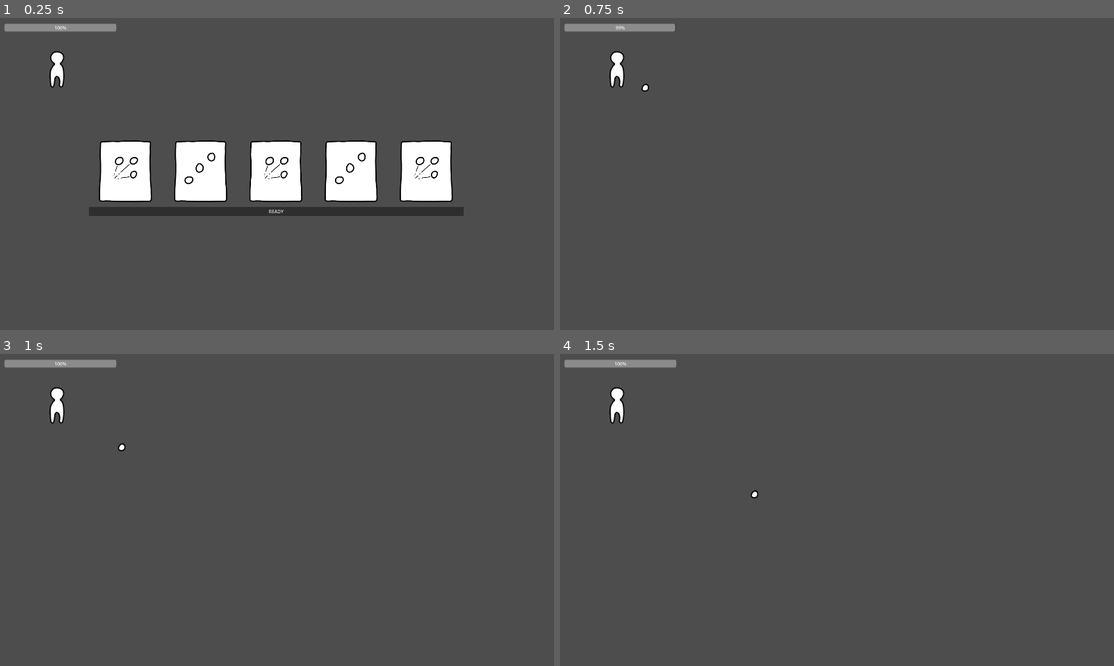
Above: before the commit, frames 1-4 (two rows, left to right).
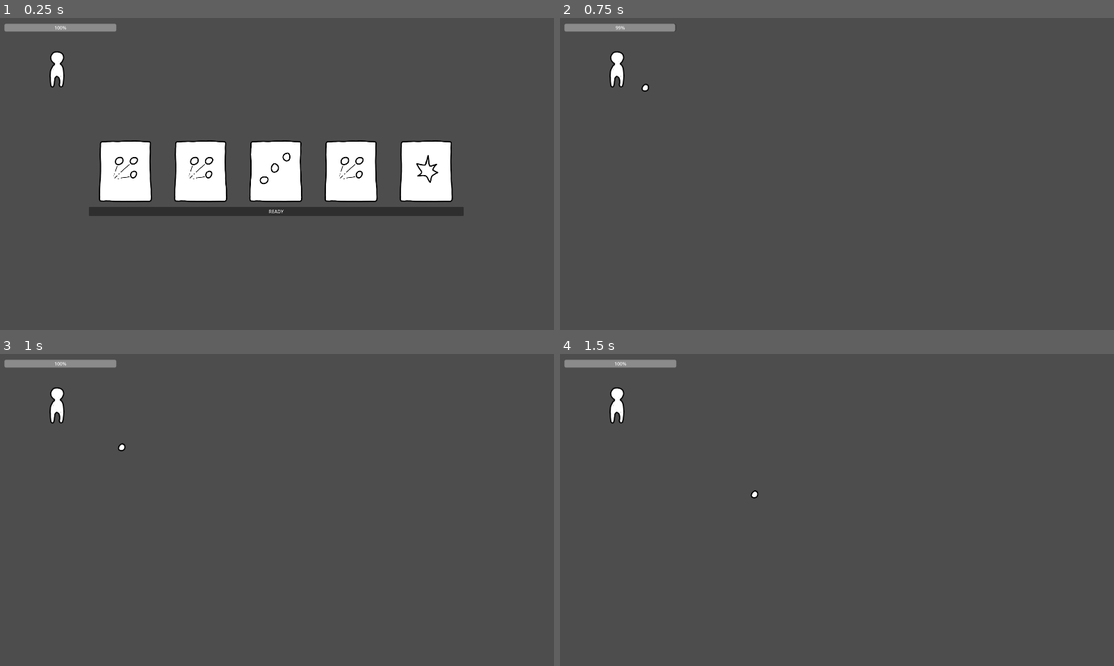
Above: after the commit, the same moments.

Repository: wpuerner/inferno
Game: Godot game, scene res://scenes/main.tscn
Two runs of this game, one before a commit and one after it. Both use one fixed random seed, a clock stepped at 60 frames per second and the inputs below.
Inputs (mouse positions are in pixels of both pictures, inside the frame that each line leads up to):
- Up to frame 1 (0.25 s): no input
- Up to frame 2 (0.75 s): click "READY" at 0.5 s
- Up to frame 3 (1 s): no input
- Up to frame 4 (1.5 s): tap Enter at 1.25 s; move the mouse to (958, 494) at 1.27 s; press the mouse at (958, 494) at 1.28 s

The runs differ from the first frame. In frame 1, 0.6% of the frame differs, in the area x 33-80%, y 42-54%; in frame 2, nothing differs; in frame 3, nothing differs; in frame 4, nothing differs.

Commit message:
add shuffling the deck and discard pile

Diff:
--- a/deck_handler.gd
+++ b/deck_handler.gd
@@ -5,21 +5,30 @@
 	"res://scenes/runes/rapid_fire/rapid_fire.tscn",
 	"res://scenes/runes/explosive/explosive.tscn"
 ]
-var hand: Array
-var selected_runes: Array
+var hand: Array[Rune]
+var selected_runes: Array[Rune]
+var deck: Array[Rune]
+var discard: Array[Rune]
 
 func _ready():
 	_generate_deck()
 
 func _generate_deck():
 	for i in 10:
-		var rune_scene_path = rune_scene_paths[i % 2]
+		var rune_scene_path = rune_scene_paths[i % 3]
 		var rune = load(rune_scene_path).instantiate()
 		add_child(rune)
+		deck.append(rune)
+	_shuffle()
+
+func _shuffle():
+	deck.append_array(discard)
+	discard.clear()
+	deck.shuffle()
 
 func get_hand() -> Array:
 	for i in 5:
-		hand.append(get_child(i))
+		hand.append(deck.pop_back())
 	return hand
 
 func activate_hand():
